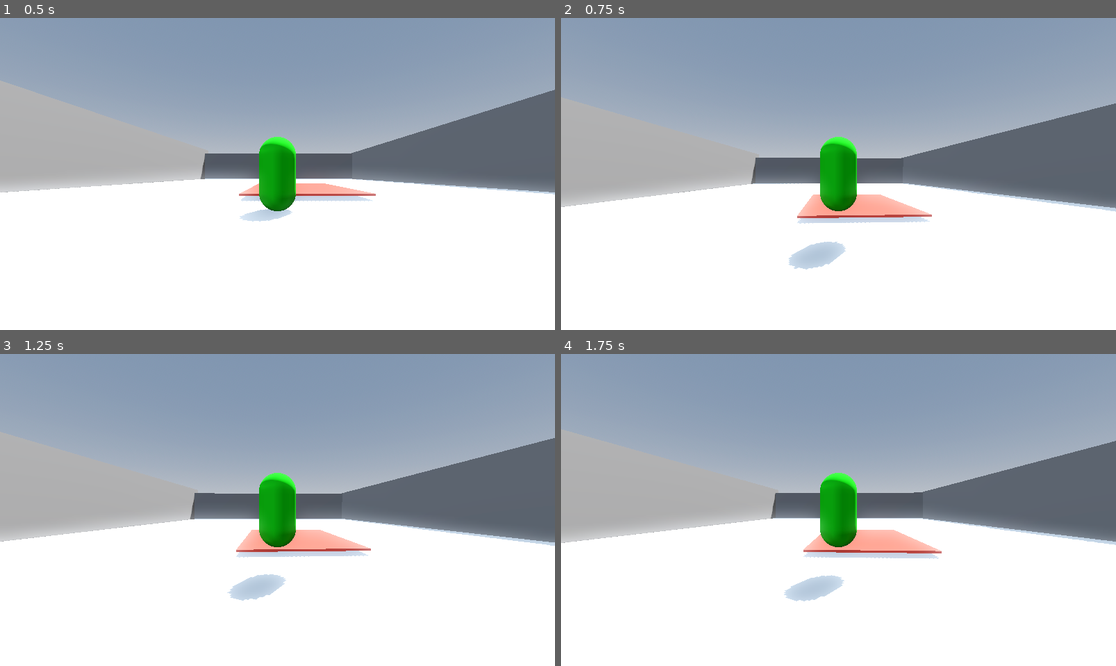
Above: before the commit, frames 1-4 (two rows, left to right).
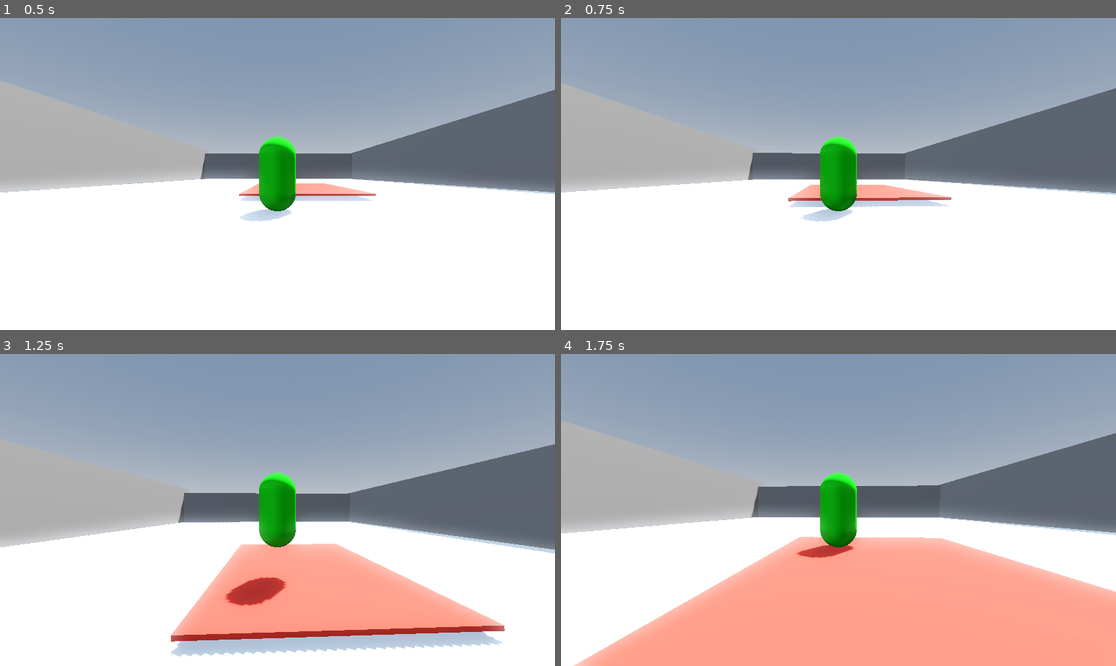
Above: after the commit, the same moments.

Repository: TylerPederson/effort
Game: Godot game, scene res://sandbox_level.tscn
Same seed, same stepped clock (60 frames per second), same inputs: the game is played once before the commit and once after it.
Inputs (mouse positions are in pixels of both pictures, inside the frame that each line leads up to):
- Up to frame 1 (0.5 s): no input
- Up to frame 2 (0.75 s): tap Enter (ui_accept) at 0.5 s; move the mouse to (866, 174) at 0.52 s; hold W (move_forward) from 0.53 s (still down); hold Right mouse button (combat_alternative) from 0.53 s (still down)
- Up to frame 3 (1.25 s): keep holding W (move_forward); keep holding Right mouse button (combat_alternative); tap Space (move_jump) at 0.77, 1.07 s; click (305, 510) at 0.8 s
- Up to frame 4 (1.75 s): keep holding W (move_forward); move the mouse to (810, 510) at 1.27 s; release Right mouse button (combat_alternative) at 1.28 s; click (810, 510) at 1.35 s; tap Space (move_jump) at 1.52 s; tap Shift (move_sprint) at 1.55 s

Frame 1 is identical in both runs. In frame 2, 7.7% of the frame differs, in the area x 0-100%, y 20-81%; in frame 3, 17%; in frame 4, 32%, in the area x 0-100%, y 21-100%.

Commit message:
Change the player controls to new input mappings
This allows the player to use customized control scheme as defined in the input map. Will also send signals when certain actions begin/end

Diff:
--- a/player.gd
+++ b/player.gd
@@ -1,5 +1,11 @@
 extends CharacterBody3D
 
+
+signal perform_attack
+signal perform_attack_alternative
+signal perform_sprint
+signal stop_attack_alternative
+signal stop_sprint
 
 const SPEED = 400.0
 const JUMP_VELOCITY = 4.5
@@ -27,11 +33,12 @@
 		velocity += get_gravity() * delta
 
 	# Handle jump.
-	if Input.is_action_just_pressed("ui_accept") and is_on_floor():
+	if Input.is_action_just_pressed("move_jump") and is_on_floor():
 		velocity.y = JUMP_VELOCITY
 
 	# Moves based on input keys and facing direction. Smoothly stops if no key is pressed
 	var direction := get_movement_direction()
+	var move_speed = SPEED
 	if direction:
 		velocity.x = direction.x * SPEED * delta
 		velocity.z = direction.z * SPEED * delta
@@ -48,6 +55,18 @@
 		if event is InputEventMouseMotion:
 			_look += -event.relative * mouse_sensitivity
 
+		if event.is_action_pressed("combat_attack"):
+			perform_attack.emit()
+		if event.is_action_pressed("combat_alternative"):
+			perform_attack_alternative.emit()
+		if event.is_action_released("combat_alternative"):
+			stop_attack_alternative.emit()
+		if event.is_action_pressed("move_sprint"):
+			perform_sprint.emit()
+		if event.is_action_released("sprint"):
+			stop_sprint.emit()
+
+
 	if event.is_action_pressed("ui_cancel"):
 		if Input.mouse_mode == Input.MOUSE_MODE_CAPTURED:
 			Input.mouse_mode = Input.MOUSE_MODE_VISIBLE
@@ -57,7 +76,7 @@
 # Calculates the desired movement direction based on input direction and which way the player is facing
 func get_movement_direction() -> Vector3:
 	# global movement direction
-	var input_dir := Input.get_vector("ui_left", "ui_right", "ui_up", "ui_down")
+	var input_dir := Input.get_vector("move_left", "move_right", "move_forward", "move_back")
 	var input_vector := Vector3(input_dir.x, 0, input_dir.y).normalized()
 	# transforms movement to be based on the horizontal facing direction
 	var direction := horizontal_pivot.global_transform.basis * input_vector
